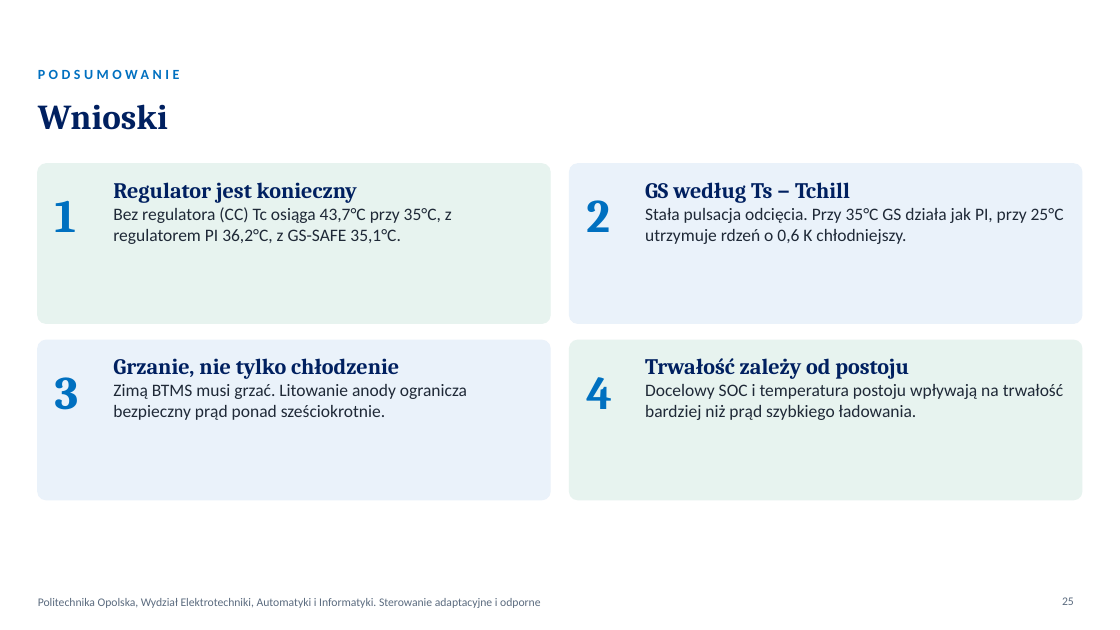
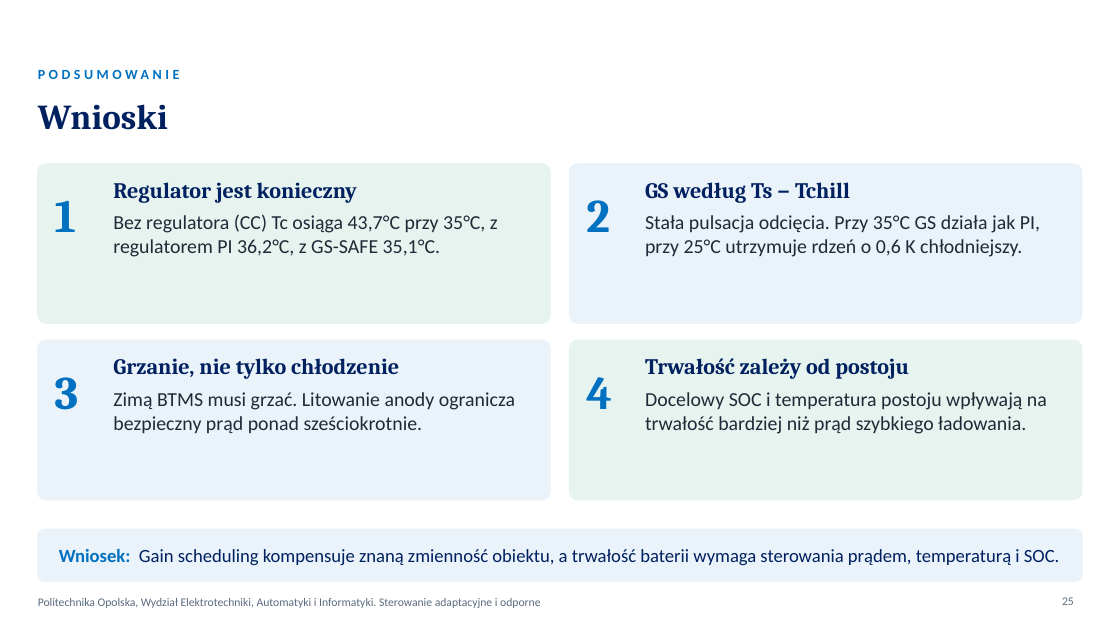
Before and after one commit to KarolFabianek/Adaptive-and-robust-control, a slide deck: slide 25 of Prezentacja/BTMS_WYKLAD_FABIANEK_FORTUNA.pptx. Drawn at 1120x630 pixels with LibreOffice and Linux fonts; fonts in the diff are those of the drawing; background and template pictures are left out. Boxes give left, top, right and bottom in pixels: in the first picture for what was removed or moved away, otherwise in the second. Text is boxed around its words. In the diff, an @@ line names an element or a change of style, - is before the commit and + after.

Commit message:
Prezentacje: dopracowany układ slajdów i osobne skrypty wystąpień
- tabela SOH obok wykresu, bez nachodzenia elementów
- wnioski w jednym wierszu, większe czcionki w kartach
- wyśrodkowany slajd końcowy, poprawione odstępy na slajdzie tytułowym
- skrypt rozdzielony na SKRYPT_PROJEKT.md i SKRYPT_WYKLAD.md
  z tabelą podziału na osoby i kolejnością wystąpienia

```diff
--- a/Prezentacja/BTMS_WYKLAD_FABIANEK_FORTUNA.pptx
+++ b/Prezentacja/BTMS_WYKLAD_FABIANEK_FORTUNA.pptx
@@ text at <box>113,214,498,257</box>: size 15 to 17 pt in "Bez regulatora (CC) Tc osiąga 43,7°C przy ..."; more space between paragraphs @@
@@ text at <box>645,215,1040,257</box>: size 15 to 17 pt in "Stała pulsacja odcięcia. Przy 35°C GS działa ..."; more space between paragraphs @@
@@ text at <box>113,392,515,433</box>: size 15 to 17 pt in "Zimą BTMS musi grzać. Litowanie anody ogranicza ..."; more space between paragraphs @@
@@ text at <box>645,392,1047,434</box>: size 15 to 17 pt in "Docelowy SOC i temperatura postoju wpływają na ..."; more space between paragraphs @@
@@ rounded rectangle added at <box>38,529,1082,581</box>, fill #EAF2FA, outline #EAF2FA 1 pt @@
@@ text added at <box>59,549,1059,565</box>, 16 pt, text #002060 @@
+Wniosek: Gain scheduling kompensuje znaną zmienność obiektu, a trwałość baterii wymaga sterowania prądem, temperaturą i SOC.
```
Also in this commit, not shown: 24 other slides changed, 8 other files.
